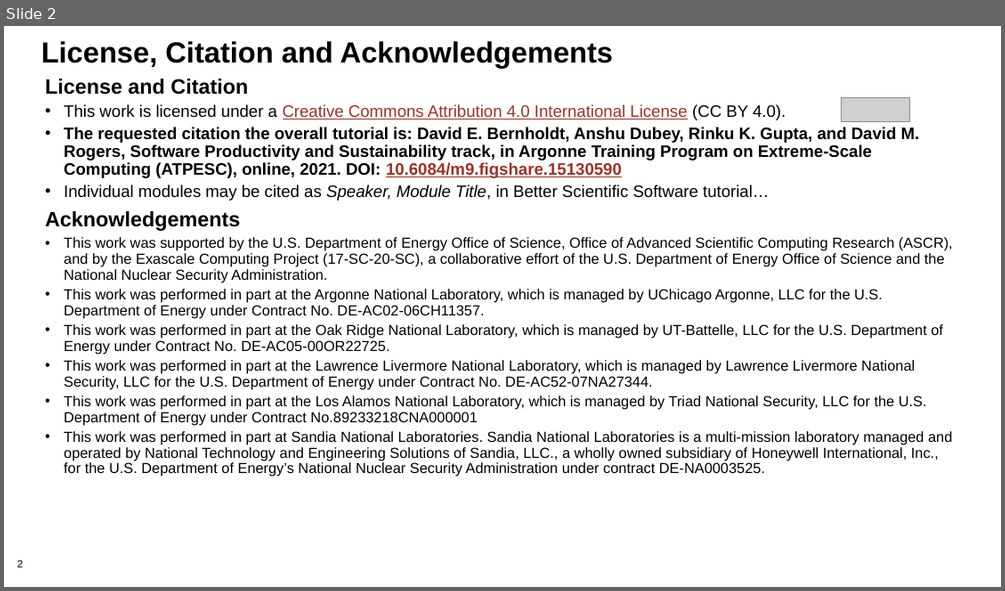
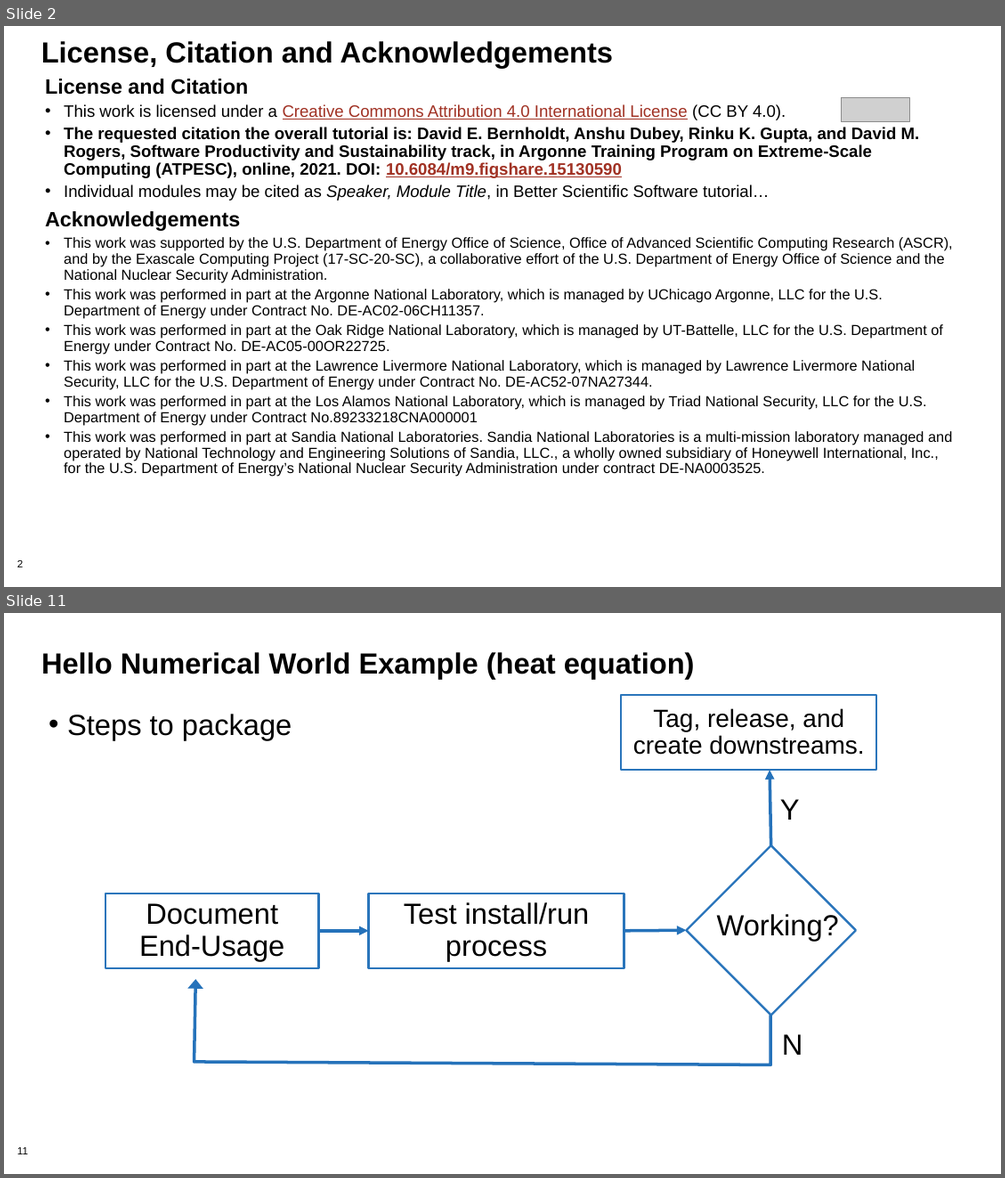
Before and after one commit to bssw-tutorial/presentations, a slide deck: packaging.pptx. Shown one above the other, each under a label of ours: slide 2 before the commit, slides 2 and 11 after it; the slides between them are not shown. The pictures are 1005x591 and 1005x1178 pixels, drawn with LibreOffice and Linux fonts; fonts in the diff are those of the drawing; grey boxes stand for pictures; background and template pictures are left out. Boxes give left, top, right and bottom in pixels: in the first picture for what was removed or moved away, otherwise in the second. Text is boxed around its words. In the diff, an @@ line names an element or a change of style, - is before the commit and + after.

```diff
--- a/packaging.pptx
+++ b/packaging.pptx
@@ slide 11 added at (4,613,1001,1174), background #FFFFFF; not listed: 1 template element that a slide beside it also shows @@
@@ title added at (41,652,695,679), 28 pt, text #000000, bold @@
+Hello Numerical World Example (heat equation)
@@ text added at (67,714,291,740), 28 pt, text #000000 @@
+• Steps to package
@@ rectangle added at (621,695,877,770), fill #FFFFFF, outline #2A75BB 2 pt, 24 pt, text #000000 @@
+Tag, release, and create downstreams.
@@ arrow added from (771, 845) to (769, 770), #2673BA 3 pt @@
@@ text added at (780,799,800,819), 28 pt, text #000000 @@
+Y
@@ diamond added at (686,845,856,1015), fill #FFFFFF, outline #2A75BB 2 pt @@
@@ rectangle added at (105,893,318,968), fill #FFFFFF, outline #2A75BB 2 pt, 28 pt, text #000000 @@
+Document End-Usage
@@ rectangle added at (369,893,624,968), fill #FFFFFF, outline #2A75BB 2 pt, 28 pt, text #000000 @@
+Test install/run process
@@ arrow added from (319, 931) to (369, 931), #2673BA 3 pt @@
@@ arrow added from (624, 931) to (686, 930), #2673BA 3 pt @@
@@ text added at (717,912,839,941), 28 pt, text #000000 @@
+Working?
@@ freeform shape added at (194,980,770,1065), outline #2673BA 3 pt @@
@@ text added at (782,1034,803,1054), 28 pt, text #000000 @@
+N
```
Also in this commit, not shown: 8 slides changed, 23 other slides added, 1 slide removed.
